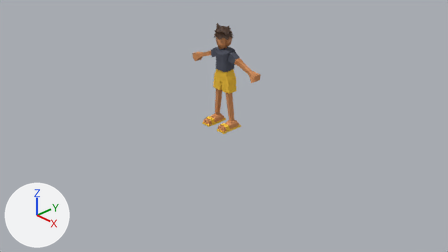
Two versions of the Blender file Character Model For Programer/Melee Zombie Male/Melee Zombie Male.blend, one commit apart.
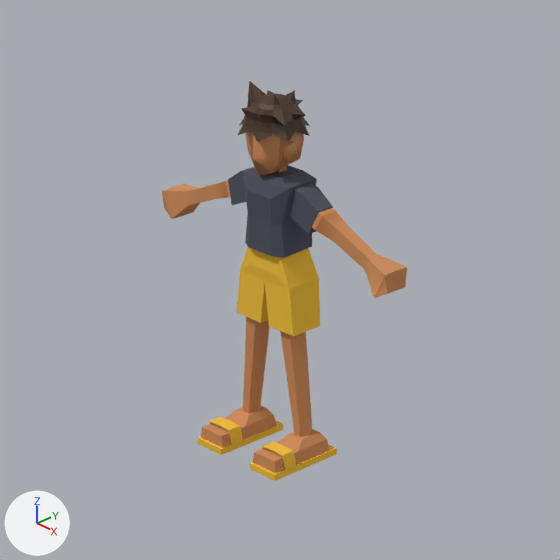
There are two pictures of each version: one from the file's camera 'Camera', one close up on the part from 33% to 68% of the width and 0% to 62% of the height. Lighting does not change. The marker at lower left points along +X, +Y and +Z. The last two pictures show the newer version.

Before the edit, the objects in view are built like this:
```python
ob_cloth_body_001 = bpy.data.objects.new('Cloth_Body.001', me_cloth_body_003)
ob_cloth_body_001.location = (0.0, 0.0, 1.252)
ob_head = bpy.data.objects.new('Head', me_head_male_002)
ob_head.location = (0.0, 0.0, 0.0)
ob_left_foot = bpy.data.objects.new('Left_Foot', me_body_male_016_010)
ob_left_foot.location = (0.0, 0.0, 0.0)
ob_left_hand = bpy.data.objects.new('Left_Hand', me_body_male_016_014)
ob_left_hand.location = (0.0, 0.0, 0.0)
ob_lower_left_arm = bpy.data.objects.new('Lower_Left_Arm', me_body_male_016_005)
ob_lower_left_arm.location = (0.0, 0.0, 0.0)
ob_lower_left_leg = bpy.data.objects.new('Lower_Left_Leg', me_body_male_016_003)
ob_lower_left_leg.location = (0.0, 0.0, 0.0)
ob_lower_right_leg = bpy.data.objects.new('Lower_Right_Leg', me_body_male_016_004)
ob_lower_right_leg.location = (0.0, 0.0, 0.0)
ob_right_foot = bpy.data.objects.new('Right_Foot', me_body_male_016_011)
ob_right_foot.location = (0.0, 0.0, 0.0)
ob_right_hand = bpy.data.objects.new('Right_Hand', me_body_male_016_015)
ob_right_hand.location = (0.0, 0.0, 0.0)
# also in view: 'Lower_Leftt_Pant' at (0.087, 0.035, 0.958); 'Right__Flipflop.001' at (-0.194, -0.049, 0.024); 'Cloth_Left_Arm.002' at (0.221, 0.029, 1.282); 'Upper_Left_Leg' at (0.106, 0.025, 0.685); 'Upper_Right_Leg' at (-0.106, 0.025, 0.685)
```
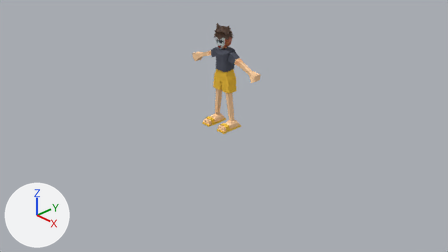
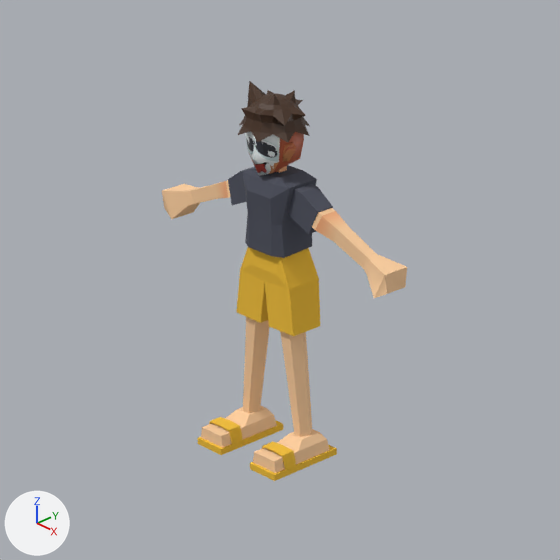
Pixel boxes (x1, y1, x2, y2) of what changed, in the close-ups (560 x 560 px):
'Head', surface changed: (245, 131, 304, 176) in both
'Left_Foot', surface changed (orange to beige): (253, 429, 330, 473) in both
'Lower_Left_Leg', surface changed (lighter): (285, 359, 312, 437) in both
'Right_Foot', surface changed (orange to beige): (201, 406, 277, 448) in both
'Left_Hand', surface changed (orange to beige): (363, 254, 407, 298) in both
'Lower_Right_Leg', surface changed (lighter): (243, 344, 268, 413) in both
'Right_Hand', surface changed (lighter): (162, 184, 201, 219) in both
'Lower_Left_Arm', surface changed (orange to beige): (334, 226, 376, 268) in both
'Upper_Left_Leg', surface changed (lighter): (280, 331, 308, 368) in both
'Upper_Left_Arm', surface changed (orange to beige): (312, 208, 348, 242) in both
'Upper_Right_Leg', surface changed (lighter): (245, 317, 270, 350) in both
'Lower_Right_Arm', surface changed (lighter): (191, 182, 221, 204) in both
'Upper_Right_Arm', surface changed (lighter): (215, 180, 230, 199) in both
'Neck', surface changed: (276, 166, 287, 173) in both

The change, as a list of edits to the scene's bpy script:
```text
Add img_base_male_body_1_psd:
    img_base_male_body_1_psd = load_image('Base Male Body-1.psd', '../../Base Model/Male Base/Male Texture/Base Male Body/Base Male Body-1.png', 1024, 1024, 'sRGB')
Add img_base_zombie_male_face_psd:
    img_base_zombie_male_face_psd = load_image('Base Zombie Male Face.psd', '../../Base Model/Male Base/Male Texture/Base Male Face/Base Zombie Male Face.png', 1024, 1024, 'sRGB')
Change mat_head_male:
    mat_head_male.texture: img_melee_zombie_1_png -> img_base_zombie_male_face_psd
Change mat_body_male_016:
    where n2 = _N.new('ShaderNodeTexImage'); n2.name = 'Image Texture'
    n2.image: img_base_male_zombie_body_1_png -> img_base_male_body_1_psd
```
